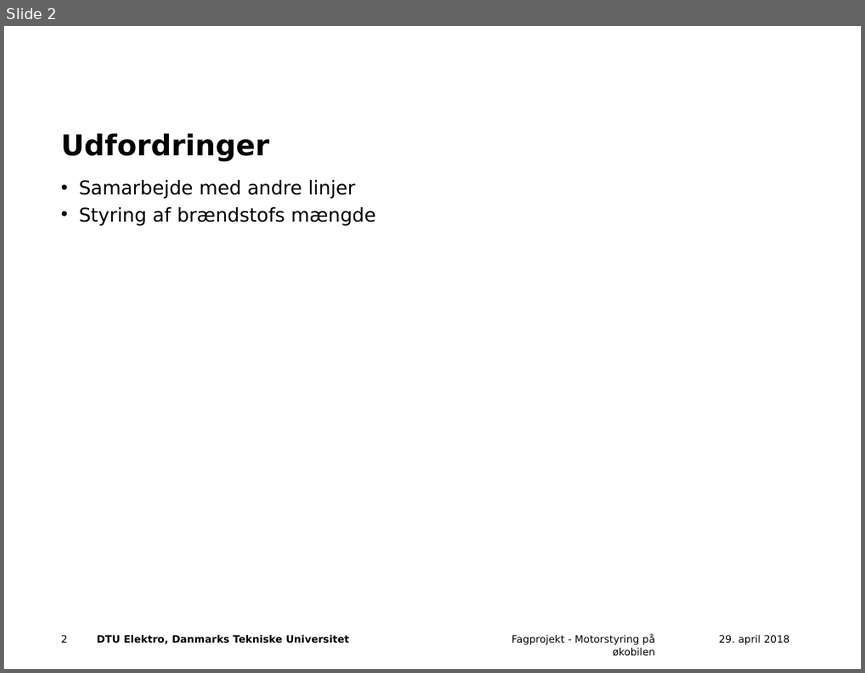
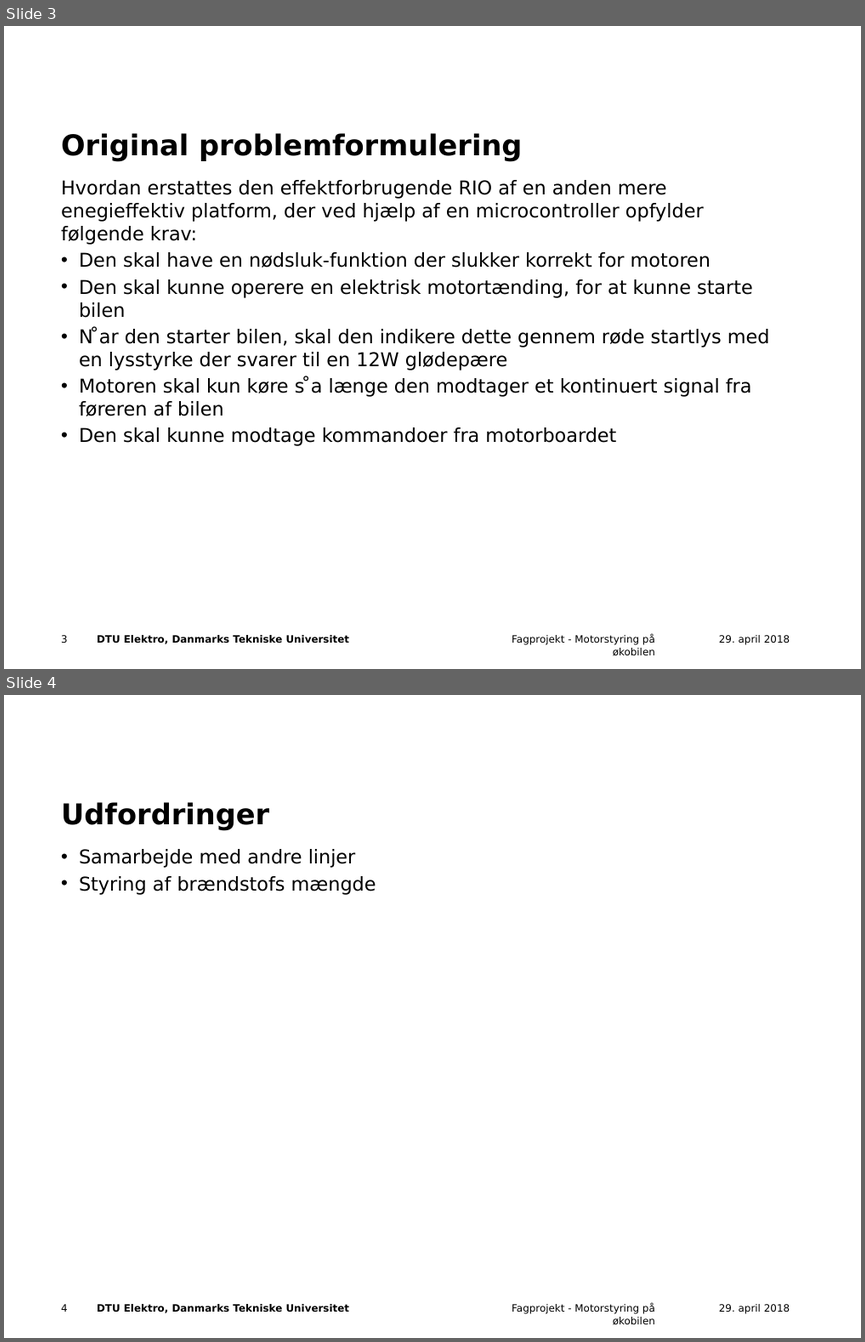
Before and after one commit to Frupla/ECU-board, a slide deck: midtvejsPraes.pptx. Shown one above the other, each under a label of ours: slide 2 before the commit, slides 3 and 4 after it. The pictures are 865x673 and 865x1342 pixels, drawn with LibreOffice and Linux fonts; fonts in the diff are those of the drawing; background and template pictures are left out. Boxes give left, top, right and bottom in pixels: in the first picture for what was removed or moved away, otherwise in the second. Text is boxed around its words. In the diff, an @@ line names an element or a change of style, - is before the commit and + after.

```diff
--- a/midtvejsPraes.pptx
+++ b/midtvejsPraes.pptx
@@ slide 3 added at (x1=4, y1=26, x2=861, y2=669), background #FFFFFF; not listed: 1 template element that a slide beside it also shows @@
@@ title added at (x1=61, y1=133, x2=522, y2=162), 24 pt, text #000000, bold @@
+Original problemformulering
@@ text added at (x1=61, y1=180, x2=770, y2=446), 16 pt, text #000000 @@
+Hvordan erstattes den effektforbrugende RIO af en anden mere enegieffektiv platform, der ved hjælp af en microcontroller opfylder følgende krav:
+• Den skal have en nødsluk-funktion der slukker korrekt for motoren
+• Den skal kunne operere en elektrisk motortænding, for at kunne starte bilen
+• N ̊ar den starter bilen, skal den indikere dette gennem røde startlys med en lysstyrke der svarer til en 12W glødepære
+• Motoren skal kun køre s ̊a længe den modtager et kontinuert signal fra føreren af bilen
+• Den skal kunne modtage kommandoer fra motorboardet
@@ page number added at (x1=61, y1=635, x2=68, y2=642), 8.5 pt, text #000000 @@
+3
@@ text added at (x1=511, y1=635, x2=655, y2=656), 8.5 pt, text #000000 @@
+Fagprojekt - Motorstyring på økobilen
@@ text added at (x1=719, y1=635, x2=789, y2=645), 8.5 pt, text #000000 @@
+29. april 2018
@@ what was slide 2 is now slide 4 @@
@@ page number at (x1=61, y1=1304, x2=68, y2=1311): text changed @@
-2
+4
```
Also in this commit, not shown: 1 slide changed, 1 other slide added.
